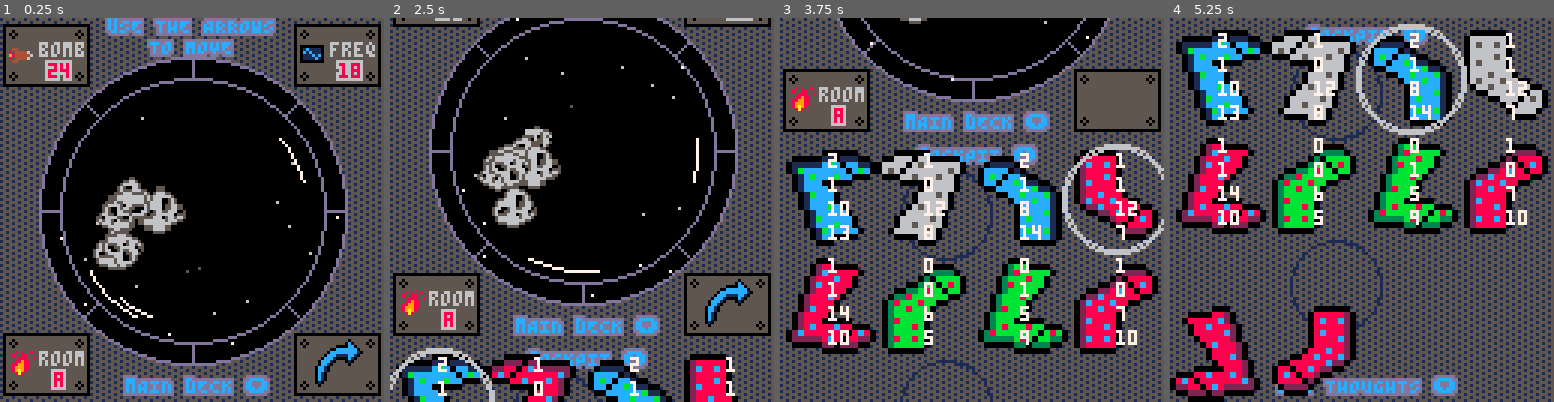
Above: before the commit, frames 1-4 (left to right).
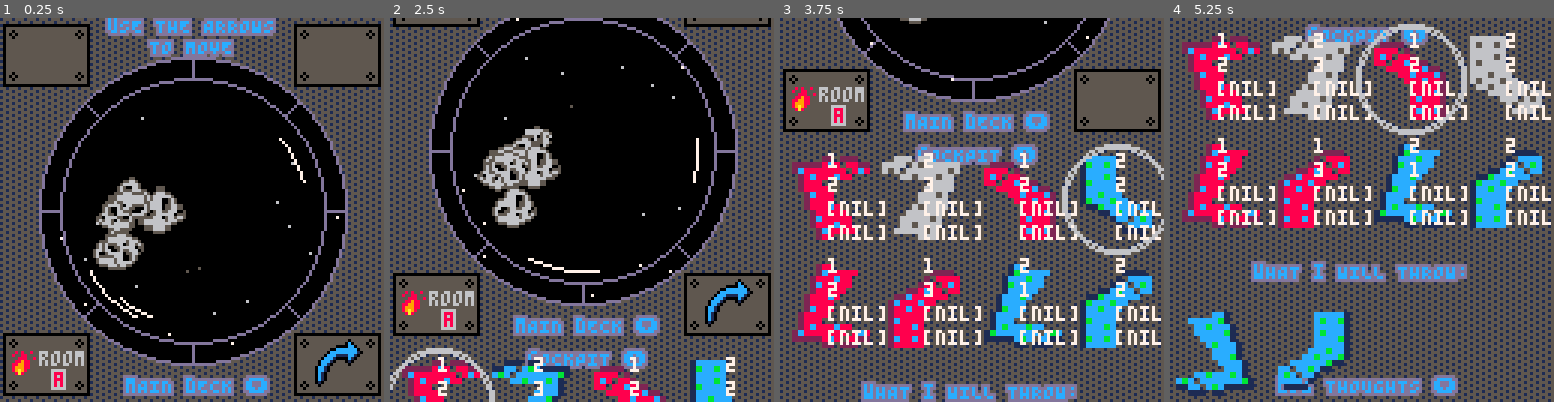
Above: after the commit, the same moments.

Repository: cpiod/that-day-my-dog-flew-a-spaceship
Game: PICO-8 cartridge gmtk.p8
Two runs of this game, one before a commit and one after it. Both use one fixed random seed, a clock stepped at 60 frames per second and the inputs below.
Inputs:
- Up to frame 1 (0.25 s): no input
- Up to frame 2 (2.5 s): tap O (Z key) at 0.33, 0.7, 1.43, 2.22 s; tap X (X key) at 1.07, 2.07, 2.4 s; hold Left 1.97-2.37 s; hold Down from 2.42 s (still down)
- Up to frame 3 (3.75 s): tap X (X key) every 0.33 s from 2.73 to 3.73 s; release Down at 2.82 s; hold Right 2.87-3.53 s; tap O (Z key) at 3.1 s; hold Up from 3.58 s (still down)
- Up to frame 4 (5.25 s): tap O (Z key) at 3.98, 4.87 s; tap X (X key) every 0.33 s from 4.07 to 5.07 s; release Up at 4.08 s; hold Right 4.13-4.53 s; hold Down 4.58-5.08 s; hold Left from 5.13 s (still down)

The runs differ from the first frame. In frame 1, 1.7% of the frame differs, in the area x 2-98%, y 6-17%; in frame 2, 7.1%; in frame 3, 26%; in frame 4, 31%, in the area x 0-100%, y 3-100%.

Commit message:
Explanation (WIP)

Diff:
--- a/gmtk.p8
+++ b/gmtk.p8
@@ -5,26 +5,14 @@
 -- by a cheap plastic imitation of a game dev (cpiod)
 -- submission to gmtk 2020
 t={1,1,2,2} --const
+card={2,4}
 mem={{},{}}
 
-function _init()
-stars={}
-mstars={}
-ast={}
+function new_level()
+lvl+=1
 socks={}
-expl={}
-lvl=0
-init_stars()
-init_mstars()
-init_expl()
-init_ast() -- todo faire regulierement
---music(53,120)
-screen=10
-curs=0
-y_camera=0
-
-f={true,true,true,true}
-n=8
+init_ast()
+f={true,true,false,false} -- todo
 o=gen_obj()
 s,socks=gen_set(n)
 assert(#s==n)
@@ -35,6 +23,23 @@
 assert(#enable==n)
 sel={}
 lsel=0
+y_camera=0
+screen=10
+curs=0
+end
+
+function _init()
+stars={}
+mstars={}
+ast={}
+expl={}
+lvl=0
+init_stars()
+init_mstars()
+init_expl()
+--music(53,120)
+n=8
+new_level()
 end
 
 function _update60()
@@ -43,12 +48,14 @@
   update_mstars()
   if(btnp(🅾️)) then
    screen=1
+   -- change music
    --music(43,120)
    t0=time()
   end
  end
 
  if screen==1 then
+  -- animation title screen
   update_mstars()
   update_expl()
   if(time()-t0>2) screen=10
@@ -91,6 +98,9 @@
   -- confirm the selection
   if btnp(❎) and lsel==4 then
    screen=20
+   for i=1,4 do
+    sel[i]={sel[i],rnd(10)-5,rnd(20)-10,rnd()<.5,rnd()<.5}
+   end
    confirm_sel()
   end
 	end
@@ -110,9 +120,11 @@
   update_stars()
 	end
 
-	if screen==20 then
-	 -- interpretation screen
-
+	if screen>=20 and screen<=29 then
+  -- interpretation screen
+  update_stars()
+  if(btnp(🅾️)) screen+=1
+  if(screen==30) new_level()
 	end
 end
 
@@ -121,10 +133,10 @@
 
 -- get the closest guess
 -- random if no memory
-function get_best(mem,tuple)
+function get_best(mem,tuple,card)
  local e1,e2,e3,e4=unpack(tuple)
  if #mem==0 then
-  return rnd()<.5
+  return {nil,nil,nil,nil,1+flr(rnd(card))}
  else
  -- lowest dist
   local ld=5
@@ -146,7 +158,7 @@
 
 function mem_update(mem,e,c)
  -- new prototype for this class
- mem[c+1]=e
+ mem[c]=e
 end
 -->8
 -- regression learning
@@ -157,12 +169,10 @@
 
 function gen_obj()
  local o={}
- for i=1,#t do
-  if(i==1) o[i]=1+flr(rnd(2))
-  if(i==2) o[i]=1+flr(rnd(4))
-  if(i==3) o[i]=flr(rnd(30)+5)
-  if(i==4) o[i]=flr(rnd(30)+5)
- end
+  o[1]=1+flr(rnd(2))
+  o[2]=1+flr(rnd(4))
+  o[3]=flr(rnd(30)+5)
+  o[4]=flr(rnd(30)+5)
  return o
 end
 
@@ -173,10 +183,8 @@
  local socks={}
  for i=1,n do
   local l={}
-  for j=1,#t do
-			if(t[j]==1) l[j]=flr(rnd(3))
-			if(t[j]==2) l[j]=flr(rnd(10)+5)
-  end
+		l[1]=1+flr(rnd(2))
+		l[2]=1+flr(rnd(3))
   c1,c2,c3=unpack(col_sock[l[1]+1])
   if(not f[2]) c3=c2
   -- sprite, c1, c2, c3, flip_x
@@ -211,14 +219,14 @@
  end
 end
 
-function draw_stars()
+function draw_stars(y)
  for i in all(stars) do
   local a,d,_,t=unpack(i)
   local col=nil
   if(d>t)col=5
   if(d>2*t)col=6
   if(d>3*t)col=7
-  if(col!=nil) pset(64+d*cos(a),64+d*sin(a),col)
+  if(col!=nil) pset(64+d*cos(a),y+d*sin(a),col)
  end
 end
 
@@ -309,12 +318,17 @@
    e={}
    -- extract the example from the selection
    for index in all(sel) do
-    add(e,s[index][i])
+    add(e,s[index[1]][i])
+    printh("example: "..s[index[1]][i])
    end
-   -- get the best guess
-   inter[i]={e,get_best(mem[i],e)}
-   -- memorize the solution
-   mem_update(mem[i],e,o[i])
+   if t[i]==1 then
+	   -- get the best guess
+	   inter[i]={e,get_best(mem[i],e,card[i])} -- todo cardinal
+	   -- memorize the solution
+	   mem_update(mem[i],e,o[i])
+	  else
+	   assert(t[i]==2)
+	  end
   end
  end
 end
@@ -349,9 +363,8 @@
    local s="oF A GAME dEV (cpiod)"
    ?s,64-2*#s,120,1
   end
- end
-
- if screen>=10 and screen<=12 then
+
+ elseif screen>=10 and screen<=12 then
   cls(5)
 
   -- camera movement
@@ -369,7 +382,7 @@
 	 rectfill(0,0,128,128*3,0x51)
 	 fillp()
 	 circfill(64,64,51,0)
-  draw_stars()
+  draw_stars(64)
 
 	 -- asteroids
 	 if(o[1]==1) draw_ast(20) else draw_ast(-20)
@@ -391,9 +404,6 @@
 
 	 clip()
   color(1)
-	 for y=2,5 do -- placeholder
-	  oval(40,10+64*y,70,40+64*y)
-	 end
 
 	 -- objective
 --	 fillp()
@@ -426,17 +436,17 @@
 
   prt("uSE THE ARROWS",nil,0,12,13)
   prt("TO MOVE",nil,7,12,13)
-
   prt("mAIN dECK ⬇️",nil,120,12,13)
   prt("cOCKPIT ⬆️",nil,131,12,13)
   prt("dOG THOUGHTS ⬇️",nil,248,12,13)
   prt("mAIN dECK ⬆️",nil,259,12,13)
+  prt("wHAT i WILL THROW:",nil,210,12,13)
 
 
 	 -- set
   for c=0,n-1 do
    pal()
-   palt(14)
+   palt(14,true)
    local nspr,c1,c2,c3,fx,fy=unpack(socks[c+1])
    if enable[c+1] then
     pal(3,c1)
@@ -457,7 +467,7 @@
   end
 
   pal()
-  palt(14)
+  palt(14,true)
   -- selection
   for i=1,4 do
    if sel[i]!=nil then
@@ -475,13 +485,77 @@
   circ(16+32*flr(curs/2),128+20+36*flr(curs%2),17,6)
   circ(16+32*flr(curs/2),128+20+36*flr(curs%2),18,6)
 --  spr(1,16+32*flr(curs/2),128+35+35*flr(curs%2))
- elseif screen==20 then
+ elseif screen>=20 and screen<=29 then
+  palt()
   camera(0,0)
+  cls(5) -- todo bizarre
+  fillp(░)
+	 rectfill(0,0,128,128,0x51)
+	 fillp()
+	 circfill(35,40,30,0)
+	 circfill(128-35,40,30,0)
+	 circ(35,40,30,13)
+	 circ(128-35,40,30,13)
+	 rect(35,10,128-35,70,13)
+	 rectfill(35,10+1,128-35,70-1,0)
+	 clip(20,10+1,128-50,58,0)
+	 draw_stars(40)
+  clip()
+  pal()
+  palt(14,true)
+  if(screen<=24) then
+   -- selection
+   for i=1,4 do
+    if sel[i]!=nil then
+      local index,x,y,fx,fy = unpack(sel[i])
+      local nspr,c1,c2,c3=unpack(socks[index])
+      pal(3,c1)
+      pal(11,c2)
+      pal(1,c3)
+   		 spr(nspr,5+22*i+x,34+y,2,2,fx,fy)
+ 	  end
+ 	 end
+	 end
+	 ?screen,64,5,8
+
+	 if screen>=21 and screen<=24 then
+	  local i=screen-20
+	  printh("i"..i)
+	  local e,k=unpack(inter[i])
+	  printh("e"..tostr(e))
+	  prt("the socks are",nil,80,10,4)
+	  local s=""
+	  printh("msgf"..mesf[i][1])
+	  for j=1,4 do
+	   s=s..mesf[i][e[j]].." "
+	  end
+	  prt(s,nil,90,10,4)
+
+	  if k[1]==nil then
+	   prt("i have no idea what i'm doing!",nil,100,10,4)
+	   prt("let's choose "..meso[i][k[5]],nil,110,10,4)
+	  else
+	  prt("the closest i know is",nil,100,10,4)
+	  local s=""
+	  for j=1,4 do
+	   s=s..mesf[i][k[j]].." "
+	  end
+	  prt(s,nil,110,10,4)
+
+	  prt("for which the answer was",mes[i][k[5]],nil,120,10,4)
+   end
+	 end
+
+
   for i=1,#f do
    if f[i] then
     e,k=unpack(inter[i])
     ?e[1].." "..e[2].." "..e[3].." "..e[4],10,20*i+10
-    ?k[1].." "..k[2].." "..k[3].." "..k[4].." "..tostr(k[4]),10,20*i
+    if k[1]==nil then -- no example close
+     ?tostr(k[4]),10,20*i
+    else
+     ?k[1].." "..k[2].." "..k[3].." "..k[4].." "..tostr(k[4]),10,20*i
+    end
    end
   end
  end
@@ -497,9 +571,6 @@
  end
 end
 
---print
-
-
 function prt(txt,x,y,c1,c2)
  if(x==nil) x=64-2*#txt
  for i=-1,1 do
@@ -509,6 +580,10 @@
  end
  ?txt,x,y,c1
 end
+
+mesf={{"thin","large"},{"green","red","blue"}}
+meso={{"left","right"},{"room a","room b","room c","room d"}}
+
 __gfx__
 00000000eeeeeeeeeeeeeeeeeee0eeeeeeeeeee000eeeeeeeeeeeeee000000ee0000000000000000000000000000000000000000000000000000000000000000
 00000000eeeeeeeeeeeeeeeeee0c0eeeeee0000bb30eeeeeeeeeeee0bbbbb30e0000000000000000000000000000000000000000000000000000000000000000
